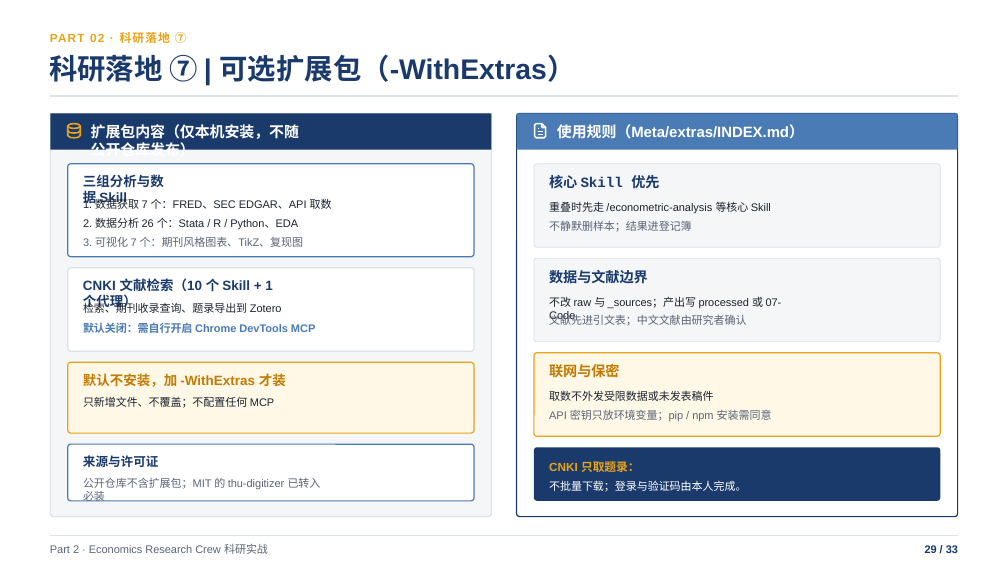
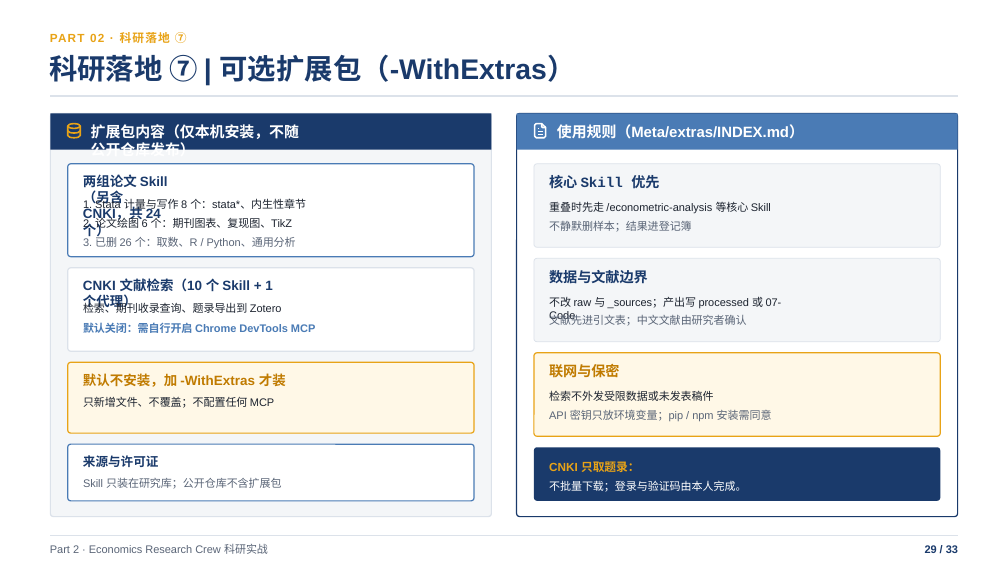
Before and after one commit to shjzzzz/Economics-Research-Crew, a slide deck: slide 29 of Claude_Code_基础与_Economics_Research_Crew_实战.pptx. Drawn at 1008x567 pixels with LibreOffice and Linux fonts; fonts in the diff are those of the drawing. Boxes give left, top, right and bottom in pixels: in the first picture for what was removed or moved away, otherwise in the second. Text is boxed around its words. In the diff, an @@ line names an element or a change of style, - is before the commit and + after.

```diff
--- a/Claude_Code_基础与_Economics_Research_Crew_实战.pptx
+++ b/Claude_Code_基础与_Economics_Research_Crew_实战.pptx
@@ text at [83, 174, 168, 238]: text changed @@
-三组分析与数据 Skill
+两组论文 Skill（另含 CNKI，共 24 个）
@@ text at [83, 198, 306, 212]: text changed @@
-1. 数据获取 7 个：FRED、SEC EDGAR、API 取数
+1. Stata 计量与写作 8 个：stata*、内生性章节
@@ text at [83, 216, 292, 231]: text changed @@
-2. 数据分析 26 个：Stata / R / Python、EDA
+2. 论文绘图 6 个：期刊图表、复现图、TikZ
@@ text at [83, 234, 296, 248]: text changed @@
-3. 可视化 7 个：期刊风格图表、TikZ、复现图
+3. 已删 26 个：取数、R / Python、通用分析
@@ text at [549, 390, 713, 401]: text changed @@
-取数不外发受限数据或未发表稿件
+检索不外发受限数据或未发表稿件
@@ text at [83, 478, 281, 489]: text changed @@
-公开仓库不含扩展包；MIT 的 thu-digitizer 已转入必装
+Skill 只装在研究库；公开仓库不含扩展包
```
Also in this commit, not shown: 3 other slides changed.
